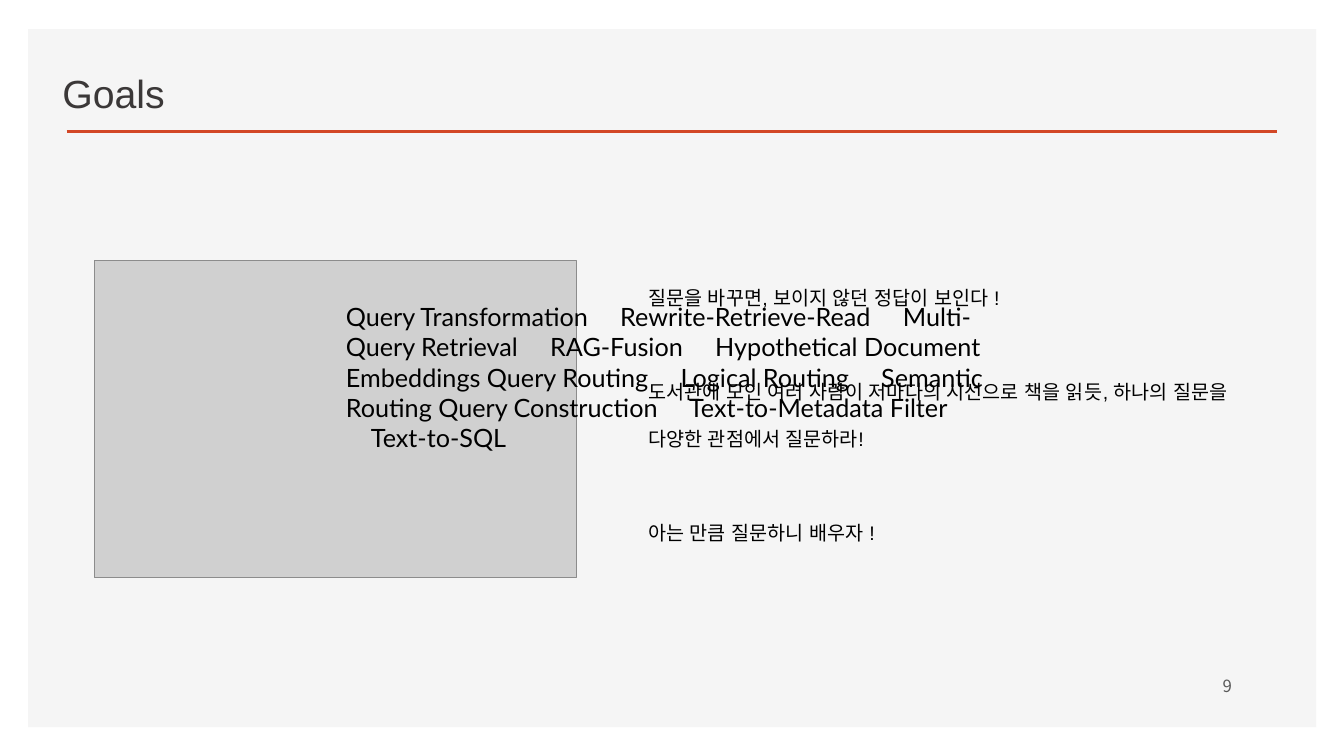
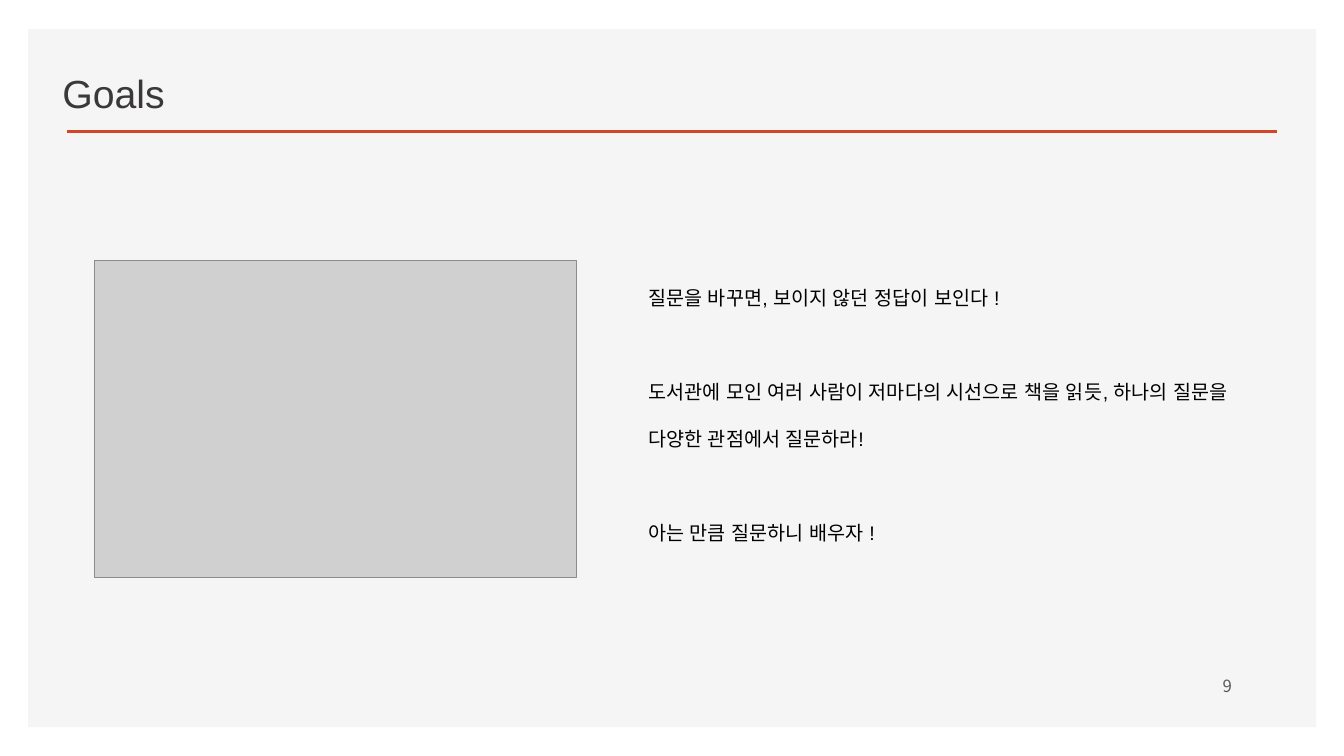
Before and after one commit to ancestor9/2026_Fall_Learning-Langchain-AI-Agent, a slide deck: slide 9 of CHAPTER 3 RAG Part II_Chatting with Your Data.pptx. Drawn at 1344x756 pixels with LibreOffice and Linux fonts; fonts in the diff are those of the drawing; grey boxes stand for pictures; background and template pictures are left out. Boxes give left, top, right and bottom in pixels: in the first picture for what was removed or moved away, otherwise in the second. Text is boxed around its words. In the diff, an @@ line names an element or a change of style, - is before the commit and + after.

```diff
--- a/CHAPTER 3 RAG Part II_Chatting with Your Data.pptx
+++ b/CHAPTER 3 RAG Part II_Chatting with Your Data.pptx
@@ text removed at box(346, 305, 983, 451) @@
-Query Transformation Rewrite-Retrieve-Read Multi-Query Retrieval RAG-Fusion Hypothetical Document Embeddings Query Routing Logical Routing Semantic Routing Query Construction Text-to-Metadata Filter Text-to-SQL
```
Also in this commit, not shown: 3 slides added.
